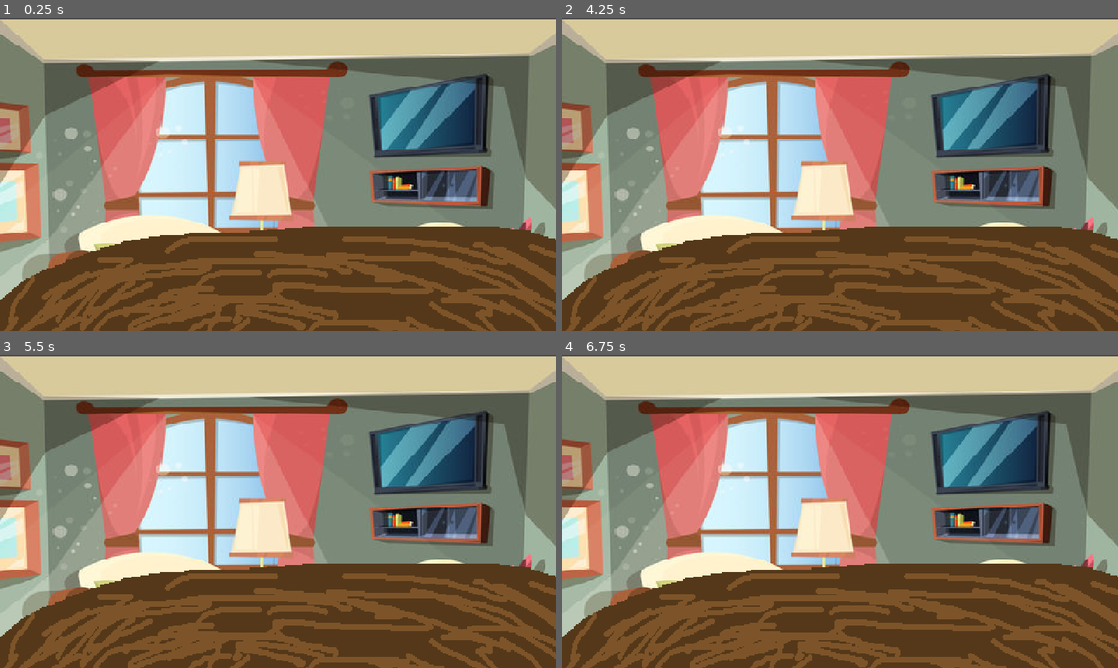
Above: before the commit, frames 1-4 (two rows, left to right).
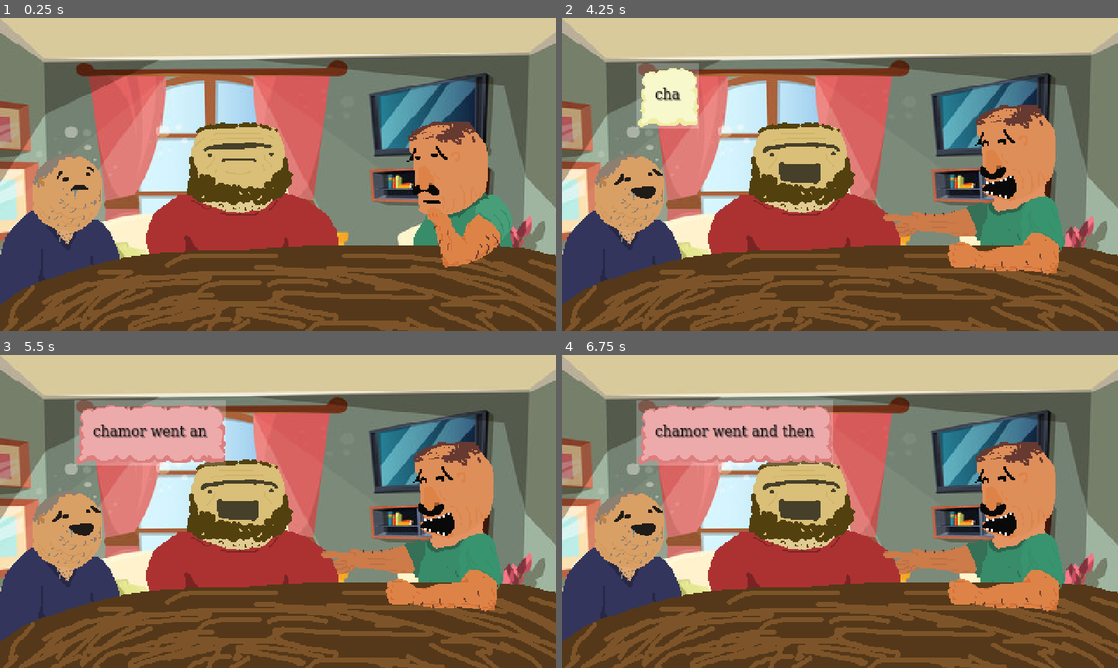
Above: after the commit, the same moments.

Repository: Guy-Michael/dead-jokes
Game: Godot game, scene res://Scenes/main_scene.tscn
Two runs of this game, one before a commit and one after it. Both use one fixed random seed, a clock stepped at 60 frames per second and the inputs below.
Inputs (mouse positions are in pixels of both pictures, inside the frame that each line leads up to):
- Up to frame 1 (0.25 s): no input
- Up to frame 2 (4.25 s): tap Enter at 0.5, 2, 3.5 s; move the mouse to (962, 158) at 0.52 s; hold C (clap) 0.53-1.28 s; tap Space at 1.25, 2.75 s; move the mouse to (728, 190) at 1.27 s; click (728, 190) at 1.35 s; move the mouse to (895, 105) at 2.02 s; hold L (laugh) 2.03-2.78 s; move the mouse to (812, 237) at 2.77 s; tap C (clap) at 2.85 s; move the mouse to (1006, 221) at 3.52 s; press the mouse at (1006, 221) at 3.53 s
- Up to frame 3 (5.5 s): move the mouse to (111, 464) at 4.27 s; release the mouse at (111, 464) at 4.28 s; tap L (laugh) at 4.35 s; move the mouse to (305, 511) at 5.02 s; hold C (clap) from 5.03 s (still down)
- Up to frame 4 (6.75 s): move the mouse to (756, 433) at 5.77 s; release C (clap) at 5.78 s; click (756, 433) at 5.85 s; tap Space at 6.5 s; move the mouse to (962, 495) at 6.52 s; hold L (laugh) from 6.53 s (still down)

The runs differ from the first frame. In frame 1, 36% of the frame differs, in the area x 0-100%, y 0-100%; in frame 2, 40%; in frame 3, 43%; in frame 4, 44%.

Commit message:
all dad sprites

Diff:
--- a/Nodes/node_dad.tscn
+++ b/Nodes/node_dad.tscn
@@ -6,12 +6,13 @@
 [ext_resource type="Resource" uid="uid://bxtkk5518wdtp" path="res://jokes/joke_chamor.tres" id="4_8raph"]
 
 [sub_resource type="RectangleShape2D" id="RectangleShape2D_12uel"]
-size = Vector2(146, 74)
+size = Vector2(32, 56)
 
 [node name="NodeDad" type="Node2D"]
 position = Vector2(248, 120)
 script = ExtResource("2_l4x7i")
 jokes = Array[Resource("res://Nodes/script_joke.gd")]([ExtResource("4_8raph")])
+texture = ExtResource("1_livho")
 
 [node name="TextBox" parent="." instance=ExtResource("2_orbi0")]
 offset_left = -176.0
@@ -19,10 +20,13 @@
 offset_right = -143.0
 offset_bottom = -40.0
 
-[node name="CollisionShape2D" type="CollisionShape2D" parent="."]
-visible = false
-position = Vector2(-144, -72)
+[node name="CollisionShape2D" type="CollisionShape2D" parent="TextBox"]
+position = Vector2(16, 28)
 shape = SubResource("RectangleShape2D_12uel")
+
+[node name="ColorRect" type="ColorRect" parent="TextBox"]
+layout_mode = 2
+color = Color(1, 1, 1, 0.0901961)
 
 [node name="timer" type="Timer" parent="."]
 process_callback = 0
--- a/Nodes/script_dad.gd
+++ b/Nodes/script_dad.gd
@@ -8,6 +8,7 @@
 }
 
 @export var jokes : Array[class_joke]
+@export var texture: Texture
 
 var current_joke = -1
 @onready var my_timer = $timer
@@ -18,6 +19,7 @@
 
 func _ready():
 	my_timer.start()
+	my_sprite.set_texture(texture)
 
 func _process(_delta):
 	if Input.is_action_pressed("clap"):
--- a/Scenes/main_scene.tscn
+++ b/Scenes/main_scene.tscn
@@ -1,17 +1,33 @@
-[gd_scene load_steps=3 format=3 uid="uid://ca6sv7rqq7oi3"]
+[gd_scene load_steps=6 format=3 uid="uid://ca6sv7rqq7oi3"]
 
 [ext_resource type="Texture2D" uid="uid://7ixsbmxqp5t1" path="res://Sprites/table.png" id="1_05ipf"]
 [ext_resource type="Texture2D" uid="uid://qlo17h104lij" path="res://Sprites/bg.png" id="2_qav1c"]
+[ext_resource type="PackedScene" uid="uid://cc6nt4n6ymqrq" path="res://Nodes/node_dad.tscn" id="3_dl2ld"]
+[ext_resource type="Texture2D" uid="uid://cbuu3j7xy8mm3" path="res://Sprites/dad middle.png" id="4_n34ln"]
+[ext_resource type="Texture2D" uid="uid://2re5y50v84qj" path="res://Sprites/dad right.png" id="5_wyagn"]
 
 [node name="MainScene" type="Node2D"]
 position = Vector2(216, -112)
 
 [node name="table" type="Sprite2D" parent="."]
-position = Vector2(24, 216)
-scale = Vector2(1, 1.242)
+z_index = -5
+position = Vector2(24, 247)
 texture = ExtResource("1_05ipf")
 
 [node name="bg" type="Sprite2D" parent="."]
 z_index = -10
-position = Vector2(24, 248)
+position = Vector2(24, 247)
 texture = ExtResource("2_qav1c")
+
+[node name="dad_left" parent="." instance=ExtResource("3_dl2ld")]
+position = Vector2(24, 247)
+
+[node name="dad_middle" parent="." instance=ExtResource("3_dl2ld")]
+z_index = -2
+position = Vector2(24, 247)
+texture = ExtResource("4_n34ln")
+
+[node name="dad_right" parent="." instance=ExtResource("3_dl2ld")]
+z_index = -1
+position = Vector2(24, 247)
+texture = ExtResource("5_wyagn")
Binary file changed: Sprites/dad left.png
Binary file added: Sprites/dad middle.png
Not shown, added: Sprites/dad middle.png.import
Binary file added: Sprites/dad right.png
Not shown, added: Sprites/dad right.png.import
